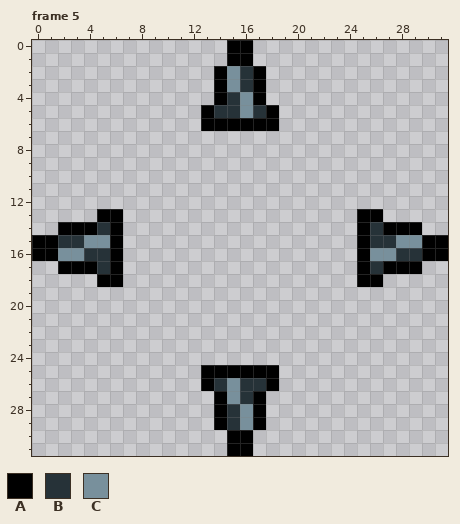
Two states of a pixel-art file, Assets/Sprites/AttackCat/BombAttack.aseprite. The picture above is the old version.
32x32 pixels, 6 frames. Shown: frame 5. The commit also changed other frames, which this record leaves out.
Palette (. is transparent): A #000000  B #263238  C #78909c
The result:
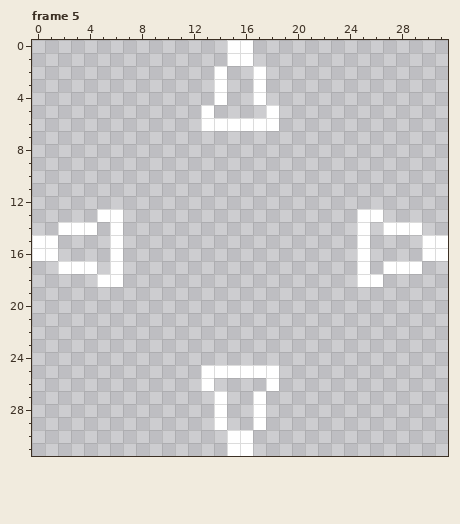
The edit:
colour A: #000000 -> #ffffff
Frame 5:
y 2..3: x 15..16 CB -> ..
y 4: x 15..16 BC -> ..
y 5: x 14..17 BBCB -> ....
y 14: x 5 B -> .; x 26 B -> .
y 15: x 2..5 BBCC -> ....; x 26..29 BBCC -> ....
y 16: x 2..5 CCBB -> ....; x 26..29 CCBB -> ....
y 17: x 5 B -> .; x 26 B -> .
y 26: x 14..17 BCBB -> ....
y 27: x 15..16 CB -> ..
y 28..29: x 15..16 BC -> ..
Pixel boxes of the changes (left, top, right, bottom) in both pictures:
changed: (201, 40, 279, 131)
changed: (32, 209, 123, 287)
changed: (357, 209, 448, 287)
changed: (201, 365, 279, 456)
